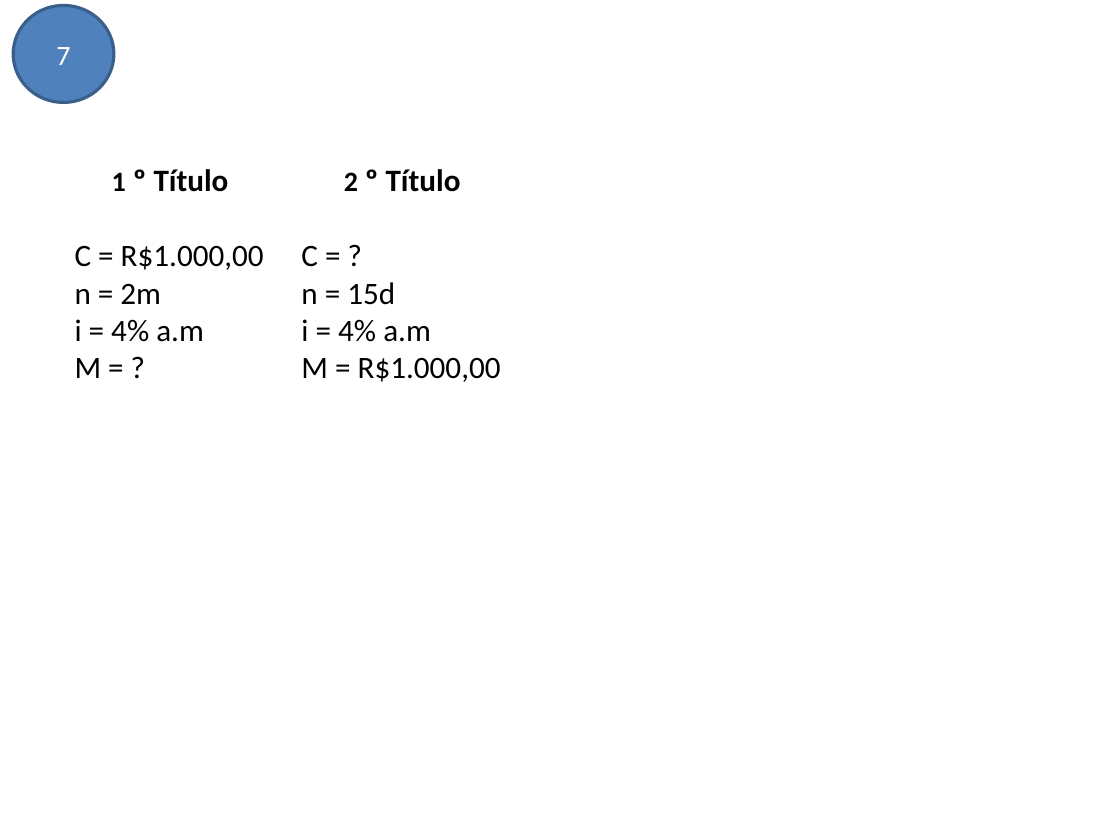
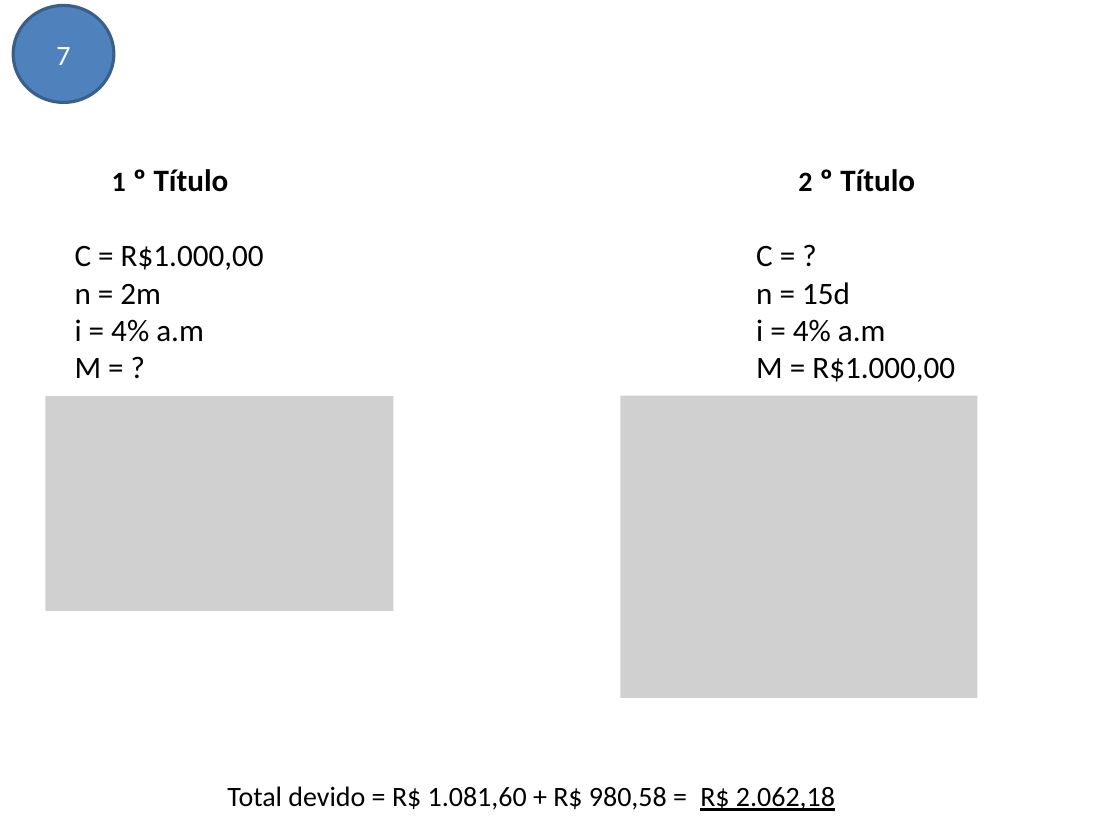
Before and after one commit to avelinoferreiragf/avelino, a slide deck: slide 7 of Gestao Estrategica TI/06 - Análise de Viabilidade de Projetos/Exercícios.pptx. Drawn at 1120x840 pixels with LibreOffice and Linux fonts; fonts in the diff are those of the drawing; grey boxes stand for pictures. Boxes give left, top, right and bottom in pixels: in the first picture for what was removed or moved away, otherwise in the second. Text is boxed around its words. In the diff, an @@ line names an element or a change of style, - is before the commit and + after.

```diff
--- a/Gestao Estrategica TI/06 - Análise de Viabilidade de Projetos/Exercícios.pptx
+++ b/Gestao Estrategica TI/06 - Análise de Viabilidade de Projetos/Exercícios.pptx
@@ text "2 º Título": place and size @@
-text "2 º Título" at [301,169,501,382]
+text "2 º Título" at [756,169,955,382]
@@ picture added at [46,396,394,612] @@
@@ picture added at [620,395,978,698] @@
@@ text added at [227,786,835,811], 18 pt, text #000000 @@
+Total devido = R$ 1.081,60 + R$ 980,58 = R$ 2.062,18
```
Also in this commit, not shown: 4 other files.
